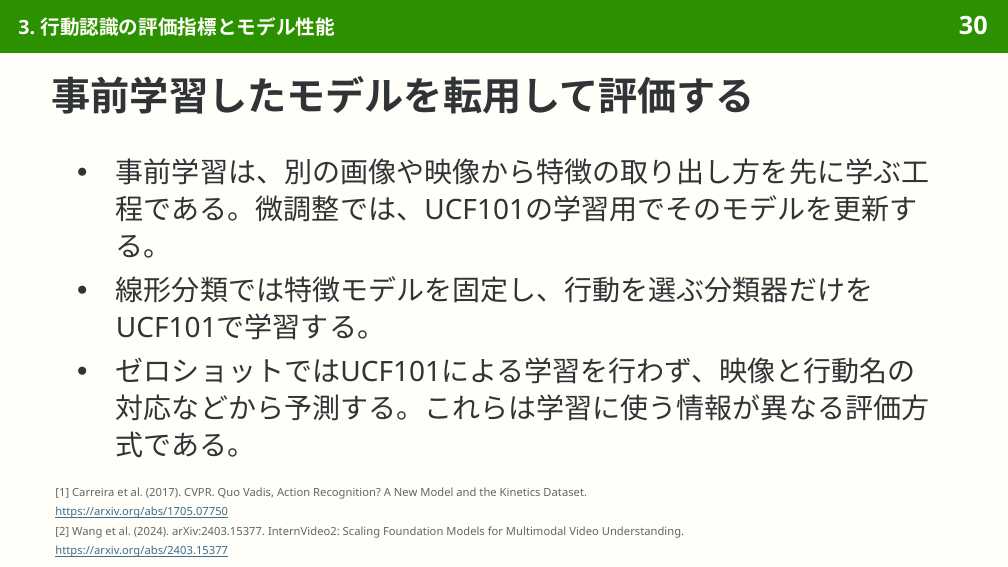
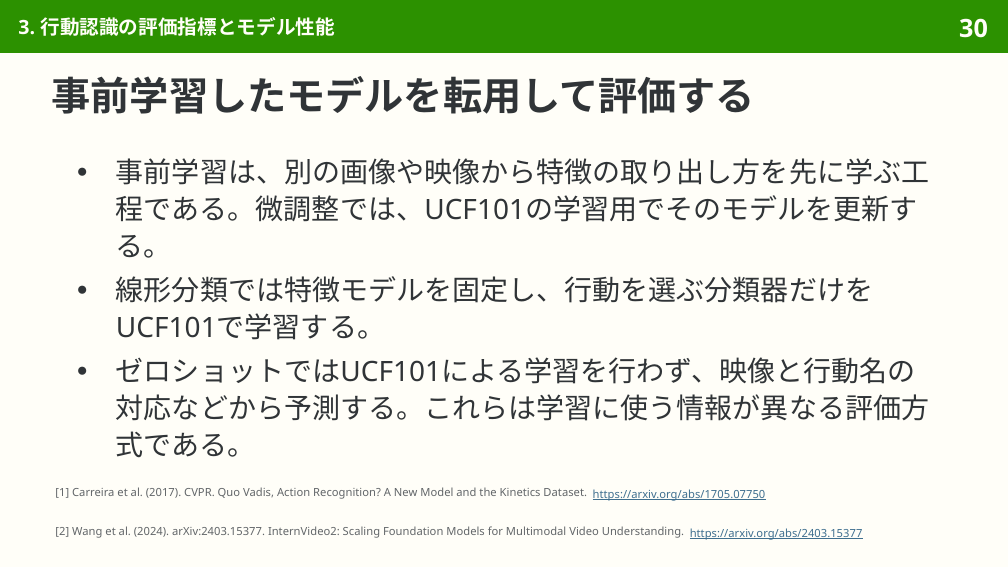
Before and after one commit to sasakiy84/datasets-in-10-minutes, a slide deck: slide 30 of slides/datasets-in-10-minutes-ucf101.pptx. Drawn at 1008x567 pixels with LibreOffice and Linux fonts; fonts in the diff are those of the drawing. Boxes give left, top, right and bottom in pixels: in the first picture for what was removed or moved away, otherwise in the second. Text is boxed around its words. In the diff, an @@ line names an element or a change of style, - is before the commit and + after.

```diff
--- a/slides/datasets-in-10-minutes-ucf101.pptx
+++ b/slides/datasets-in-10-minutes-ucf101.pptx
@@ text "https://arxiv.org/abs/1705.07750": place and size @@
-text "https://arxiv.org/abs/1705.07750" at [55,506,228,518]
+text "https://arxiv.org/abs/1705.07750" at [593,489,766,501]
@@ text "https://arxiv.org/abs/2403.15377": place and size @@
-text "https://arxiv.org/abs/2403.15377" at [55,545,228,557]
+text "https://arxiv.org/abs/2403.15377" at [690,528,863,540]
```
Also in this commit, not shown: 71 other slides changed, 15 other files.
